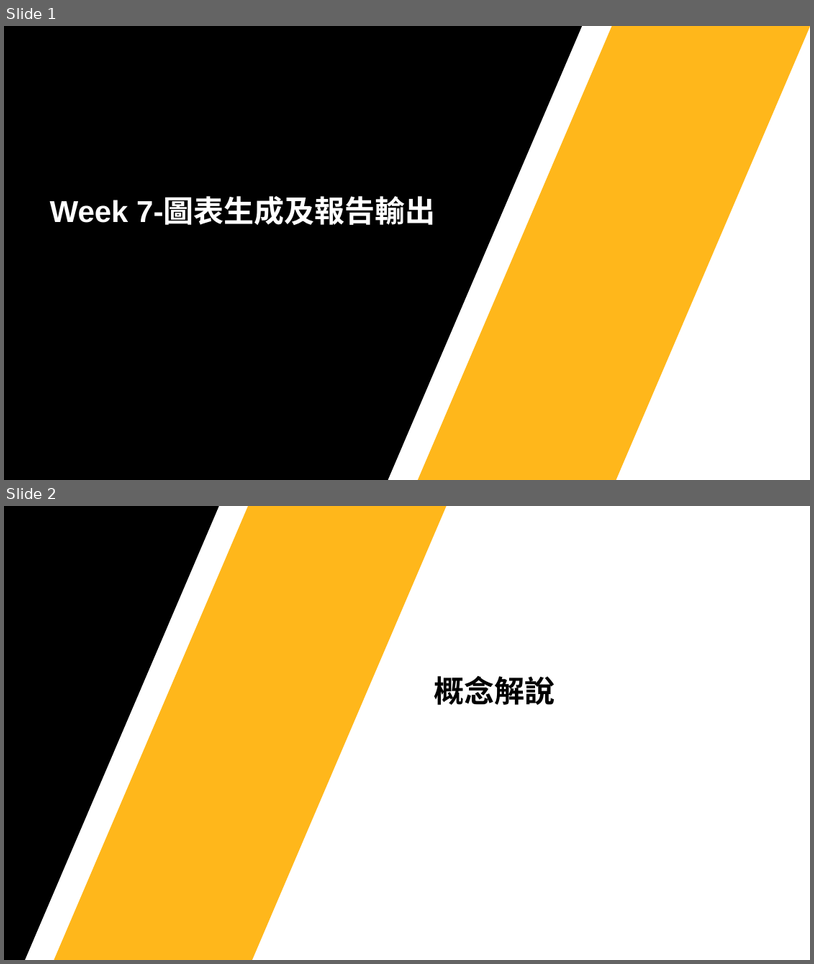
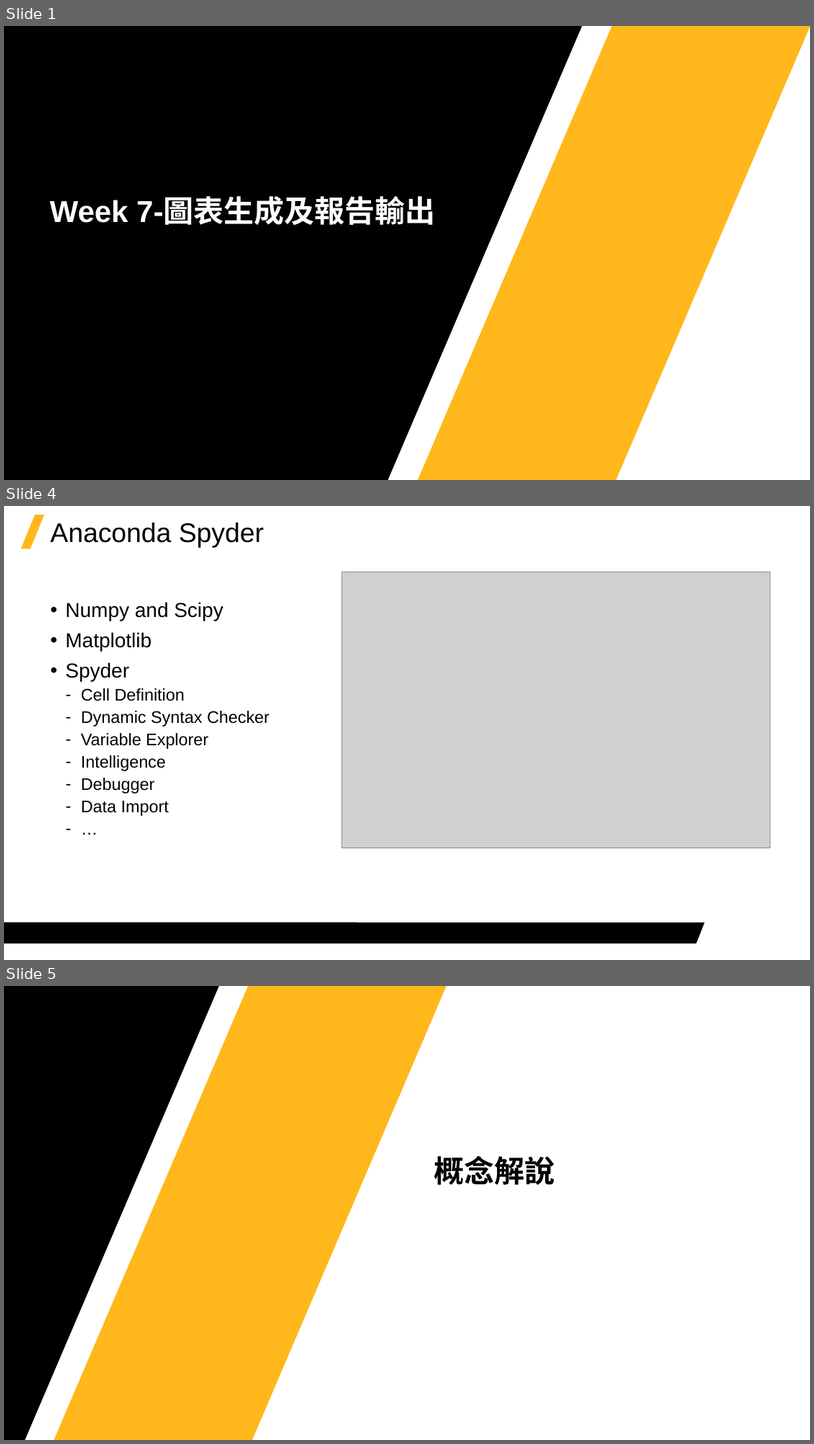
Before and after one commit to Jerrick-cheng/AEDT-Automation-Camp, a slide deck: 上課教材/Week7.pptx. Shown one above the other, each under a label of ours: slides 1 and 2 before the commit, slides 1, 4 and 5 after it; the slides between them are not shown. The pictures are 814x964 and 814x1444 pixels, drawn with LibreOffice and Linux fonts; fonts in the diff are those of the drawing; grey boxes stand for pictures; background and template pictures are left out. Boxes give left, top, right and bottom in pixels: in the first picture for what was removed or moved away, otherwise in the second. Text is boxed around its words. In the diff, an @@ line names an element or a change of style, - is before the commit and + after.

```diff
--- a/上課教材/Week7.pptx
+++ b/上課教材/Week7.pptx
@@ slide 4 added at (x1=4, y1=506, x2=810, y2=960), background #FFFFFF @@
@@ parallelogram added at (x1=21, y1=515, x2=44, y2=548), fill #FFB71B @@
@@ title added at (x1=50, y1=523, x2=264, y2=547), 32 pt, text #000000 @@
+Anaconda Spyder
@@ picture added at (x1=342, y1=572, x2=771, y2=848) @@
@@ text added at (x1=65, y1=602, x2=270, y2=816), 20 pt, text #000000 @@
+• Numpy and Scipy
+• Matplotlib
+• Spyder
+  ‐ Cell Definition
+  ‐ Dynamic Syntax Checker
+  ‐ Variable Explorer
+  ‐ Intelligence
+  ‐ Debugger
+  ‐ Data Import
+  ‐ …
@@ freeform shape added at (x1=4, y1=922, x2=705, y2=943), fill #000000 @@
@@ what was slide 2 is now slide 5 @@
```
Also in this commit, not shown: 2 other slides added, 1 slide removed, 1 other file.
